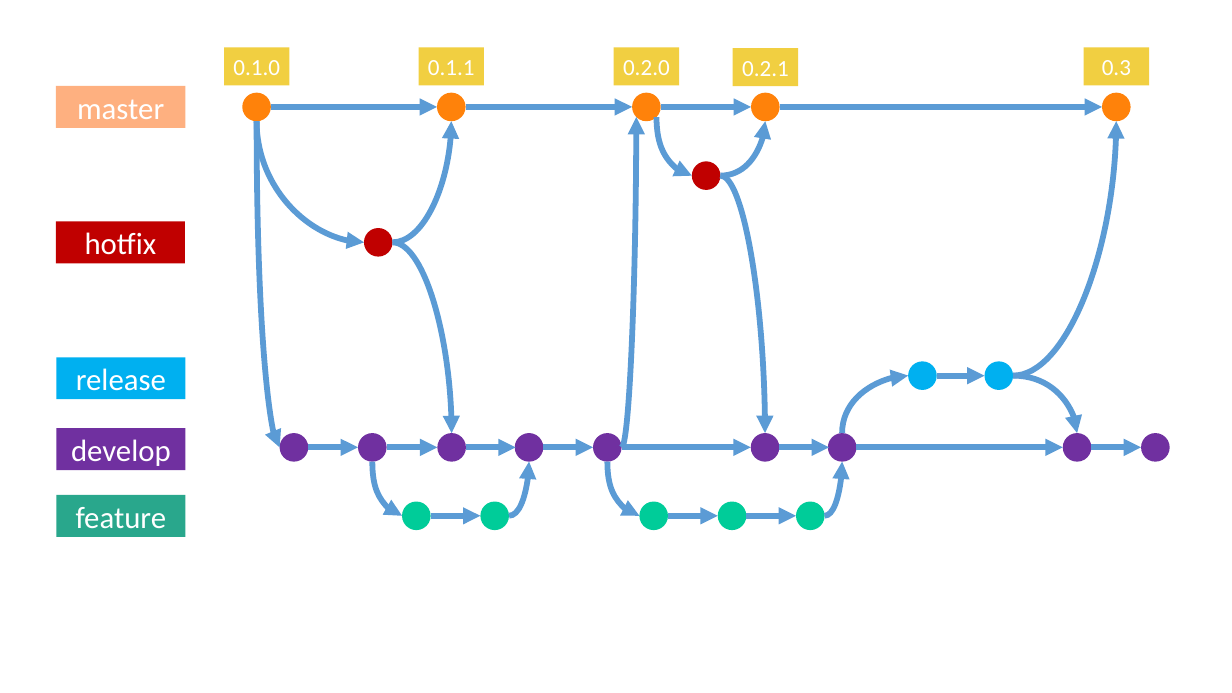
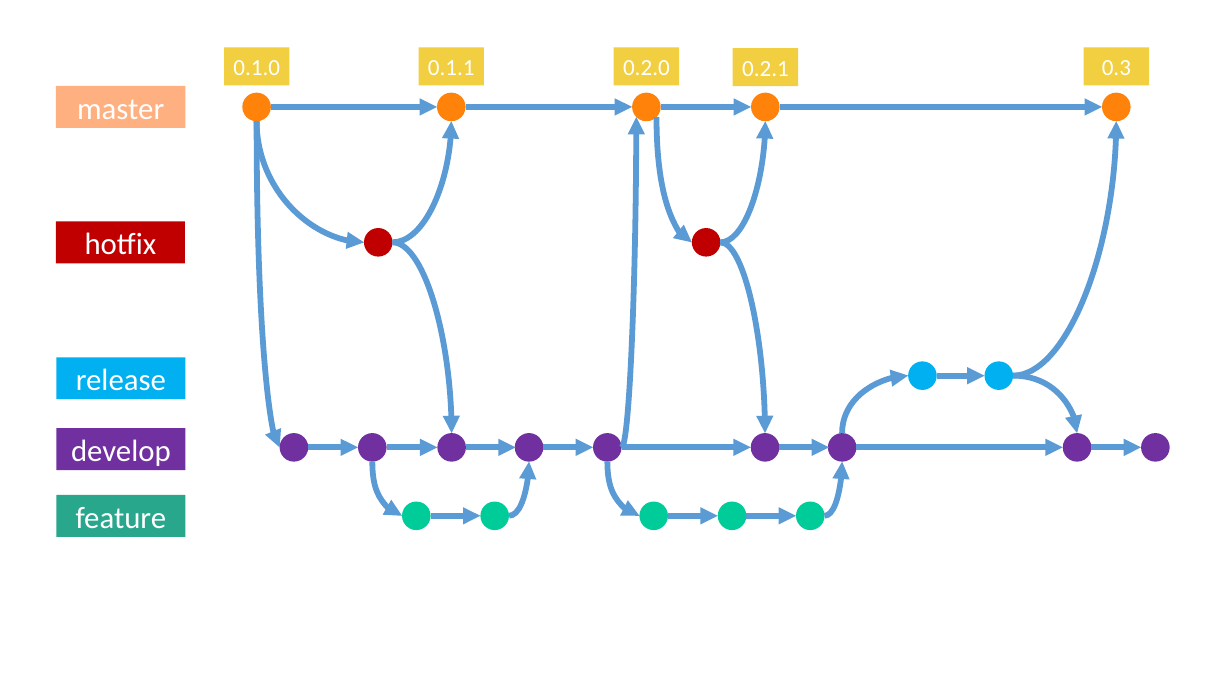
Before and after one commit to ymekesser/leveraging-git-presentation, a slide deck: slide 9 of graph_diagrams.pptx. Drawn at 1232x693 pixels with LibreOffice and Linux fonts; fonts in the diff are those of the drawing. Boxes give left, top, right and bottom in pixels: in the first picture for what was removed or moved away, otherwise in the second. Text is boxed around its words. In the diff, an @@ line names an element or a change of style, - is before the commit and + after.

```diff
--- a/graph_diagrams.pptx
+++ b/graph_diagrams.pptx
@@ curved arrow moved from (657, 117) - (692, 176) to (657, 117) - (692, 242) @@
@@ curved arrow moved from (721, 176) - (765, 121) to (721, 242) - (765, 121) @@
@@ ellipse: place and size @@
-ellipse at <box>692,162,721,190</box>
+ellipse at <box>692,228,721,257</box>
@@ curved arrow moved from (721, 176) - (765, 433) to (721, 242) - (765, 433) @@
```
Also in this commit, not shown: 1 other slide changed, 3 other files.
